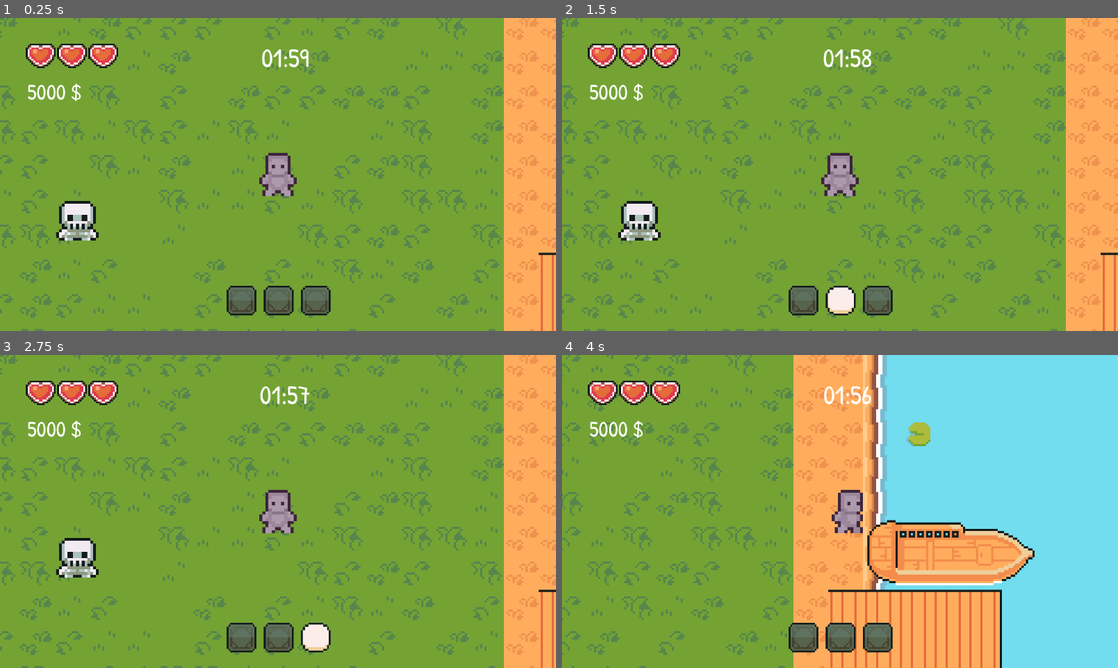
Above: before the commit, frames 1-4 (two rows, left to right).
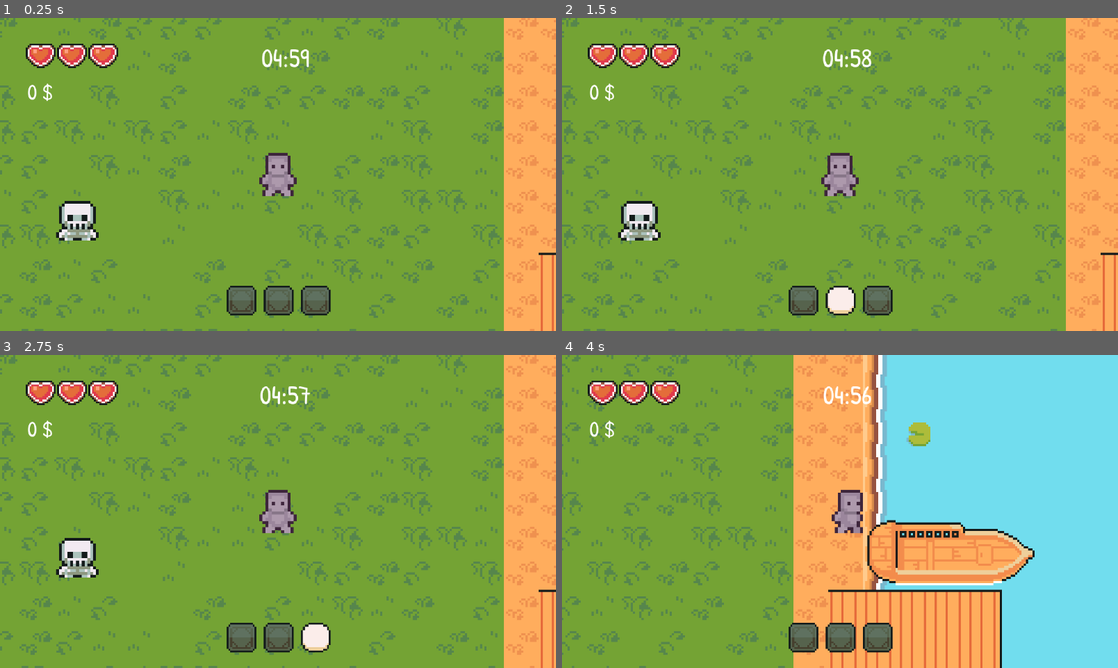
Above: after the commit, the same moments.

Repository: NileKnight1/tycoon
Game: Godot game, scene res://scenes/game.tscn
Two runs of this game, one before a commit and one after it. Both use one fixed random seed, a clock stepped at 60 frames per second and the inputs below.
Inputs (mouse positions are in pixels of both pictures, inside the frame that each line leads up to):
- Up to frame 1 (0.25 s): no input
- Up to frame 2 (1.5 s): click (801, 299) at 0.5 s; click (840, 299) at 1.25 s
- Up to frame 3 (2.75 s): click (316, 636) at 2 s
- Up to frame 4 (4 s): tap Enter (ui_accept) at 2.75, 3.02, 3.77 s; move the mouse to (962, 495) at 2.77 s; hold D (right) from 2.78 s (still down); click (962, 495) at 2.85 s; move the mouse to (728, 527) at 3.52 s; click (728, 527) at 3.6 s

The runs differ from the first frame. In frame 1, 0.3% of the frame differs, in the area x 5-56%, y 10-27%; in frame 2, 0.3%; in frame 3, 0.3%; in frame 4, 0.3%.

Commit message:
Improved pricings and timings

Diff:
--- a/scenes/game.tscn
+++ b/scenes/game.tscn
@@ -40,6 +40,11 @@
 [ext_resource type="AudioStream" uid="uid://dotsx5cc0gqu1" path="res://assets/sfx/kill.mp3" id="37_nepv3"]
 [ext_resource type="AudioStream" uid="uid://dy3ei81pkq7wk" path="res://assets/sfx/countdown.mp3" id="39_7025r"]
 [ext_resource type="AudioStream" uid="uid://cm1ix7oumace7" path="res://assets/sfx/walk.mp3" id="40_m4url"]
+[ext_resource type="AudioStream" uid="uid://bcs5bfhbyavl4" path="res://assets/sfx/bag.mp3" id="41_8ool0"]
+[ext_resource type="AudioStream" uid="uid://ck5ylqo3mucjn" path="res://assets/sfx/stick.ogg" id="42_oaba0"]
+[ext_resource type="AudioStream" uid="uid://bvsrx3uc8cuc8" path="res://assets/sfx/knife.ogg" id="43_458eo"]
+[ext_resource type="AudioStream" uid="uid://bbb06po0qgjo1" path="res://assets/sfx/small_axe.ogg" id="44_h3rex"]
+[ext_resource type="AudioStream" uid="uid://dgw5ydqeo3boq" path="res://assets/sfx/axe.ogg" id="45_fedci"]
 
 [sub_resource type="TileSetAtlasSource" id="TileSetAtlasSource_iywne"]
 texture = ExtResource("1_lnu2h")
@@ -434,7 +439,7 @@
 script = ExtResource("1_u5sy4")
 
 [node name="cats_att" type="Timer" parent="." unique_id=480667788]
-wait_time = 120.0
+wait_time = 300.0
 one_shot = true
 autostart = true
 
@@ -785,10 +790,10 @@
 anchor_top = 0.5
 anchor_right = 0.5
 anchor_bottom = 0.5
-offset_left = -306.00073
-offset_top = -190.84155
-offset_right = 526.9993
-offset_bottom = 210.15845
+offset_left = -306.00098
+offset_top = -191.73071
+offset_right = 526.9991
+offset_bottom = 209.26929
 grow_horizontal = 2
 grow_vertical = 2
 scale = Vector2(0.7601523, 0.7601523)
@@ -2155,12 +2160,15 @@
 
 [node name="click" type="AudioStreamPlayer" parent="sounds" unique_id=1454084826]
 stream = ExtResource("28_suyxu")
+max_polyphony = 3
 
 [node name="error" type="AudioStreamPlayer" parent="sounds" unique_id=1486861586]
 stream = ExtResource("29_sgl2t")
+max_polyphony = 3
 
 [node name="upgrade" type="AudioStreamPlayer" parent="sounds" unique_id=2121697565]
 stream = ExtResource("30_sgl2t")
+max_polyphony = 5
 
 [node name="chest" type="AudioStreamPlayer" parent="sounds" unique_id=1725509842]
 stream = ExtResource("31_qouja")
@@ -2192,6 +2200,25 @@
 [node name="walk" type="AudioStreamPlayer" parent="sounds" unique_id=1231545420]
 stream = ExtResource("40_m4url")
 volume_db = -2.0
+
+[node name="bag" type="AudioStreamPlayer" parent="sounds" unique_id=354872773]
+stream = ExtResource("41_8ool0")
+
+[node name="stick" type="AudioStreamPlayer" parent="sounds" unique_id=601850223]
+stream = ExtResource("42_oaba0")
+max_polyphony = 3
+
+[node name="knife" type="AudioStreamPlayer" parent="sounds" unique_id=2000479060]
+stream = ExtResource("43_458eo")
+max_polyphony = 3
+
+[node name="small_axe" type="AudioStreamPlayer" parent="sounds" unique_id=149554637]
+stream = ExtResource("44_h3rex")
+max_polyphony = 3
+
+[node name="axe" type="AudioStreamPlayer" parent="sounds" unique_id=1162337723]
+stream = ExtResource("45_fedci")
+max_polyphony = 3
 
 [connection signal="timeout" from="cats_att" to="." method="_on_cats_att_timeout"]
 [connection signal="body_entered" from="map/Area2D" to="." method="_on_area_2d_body_entered"]
--- a/scripts/game.gd
+++ b/scripts/game.gd
@@ -156,6 +156,7 @@
 
 func _on_area_2d_body_entered(body: Node2D) -> void:
 	sell_button.visible = 1
+	click()
 
 func _on_area_2d_body_exited(body: Node2D) -> void:
 	sell_button.visible = 0
@@ -228,7 +229,7 @@
 	pass
 
 func _on_sell_button_up() -> void:
-	sell_button_text.position.y = 218
+	sell_button_text.position.y = 242
 	#print(sell_button_text.position.y)
 	pass
 
@@ -304,7 +305,7 @@
 	$sounds/bite.play()
 	if player.health == 0:
 		print("Dead")
-		return
+		get_tree().change_scene_to_file("res://scenes/game.tscn")
 
 	player.health -= 1
 	hearts_cooldown.start()
@@ -358,6 +359,8 @@
 						if killed_cats == cats_num:
 							killed_cats = 0
 							cats_att.start()
+							global.update_currency(30*cats_num)
+							inventory.refresh_currency()
 
 					break
 			break
@@ -531,28 +534,29 @@
 	match num:
 		1:
 			if global.currency >= 10:
-				upgrade()
+				$sounds/stick.play()
 				global.update_currency(-10)
 				inventory.refresh_currency()
 				inventory._update_inventory("Stick", 1)
 			else: error()
 		2:
 			if global.currency >= 50:
-				upgrade()
+				$sounds/knife.play()
+
 				global.update_currency(-50)
 				inventory.refresh_currency()
 				inventory._update_inventory("Knife", 1)
 			else: error()
 		3:
 			if global.currency >= 100:
-				upgrade()
+				$sounds/small_axe.play()
 				global.update_currency(-100)
 				inventory.refresh_currency()
 				inventory._update_inventory("Small Axe", 1)
 			else: error()
 		4:
 			if global.currency >= 200:
-				upgrade()
+				$sounds/axe.play()
 				global.update_currency(-200)
 				inventory.refresh_currency()
 				inventory._update_inventory("Axe", 1)
--- a/scripts/global.gd
+++ b/scripts/global.gd
@@ -12,7 +12,7 @@
 var player_health = 3
 
 
-var currency: int = 5000
+var currency: int = 0
 
 var chest_small_time = 0.1
 
@@ -74,12 +74,12 @@
 ]
 
 var workers = [
-	{"Time": 3, "Capacity": 1, "Tier": 1},
-	{"Time": 60, "Capacity": 1, "Tier": 1},
-	{"Time": 60, "Capacity": 1, "Tier": 1},
-	{"Time": 60, "Capacity": 1, "Tier": 1},
-	{"Time": 60, "Capacity": 1, "Tier": 1},
-	{"Time": 60, "Capacity": 1, "Tier": 1},
+	{"Time": 40, "Capacity": 1, "Tier": 1},
+	{"Time": 40, "Capacity": 1, "Tier": 1},
+	{"Time": 40, "Capacity": 1, "Tier": 1},
+	{"Time": 40, "Capacity": 1, "Tier": 1},
+	{"Time": 40, "Capacity": 1, "Tier": 1},
+	{"Time": 40, "Capacity": 1, "Tier": 1},
 
 ]
 
--- a/scripts/inventory.gd
+++ b/scripts/inventory.gd
@@ -87,13 +87,14 @@
 
 			refresh_inventory(0)
 			#inventorymanage.refresh_inventory()
-
+			bag()
 			inventory_opened = 1
 			inventory.visible = 1
 			#print("i got here")
 
 		elif(inventory_opened == 1):
 			#print("Im here now 1q")
+			bag()
 
 			inventory_opened = 0
 			inventory.visible = 0
@@ -236,6 +237,8 @@
 		amount.text = str(int(inventory_items[i]["amount"]))
 
 		icon.pressed.connect(func():
+			click()
+
 			item_name.text = inventory_items[i]["name"]
 			item_price.text = str(inventory_items[i]["price"]) + "$"
 			item_order = i
@@ -409,6 +412,7 @@
 
 
 		var select_all = func():
+			click()
 			amount_input.value = amount_input.max_value
 			#
 		button.pressed.connect(sell_press)
@@ -491,10 +495,16 @@
 	if(inventory_opened == 0):
 		inventory.visible = 1
 		inventory_opened = 2
+		click()
 		refresh_inventory(1)
 	elif(inventory_opened == 2):
 		inventory_opened = 0
 		inventory.visible = 0
+		click()
 
 	#print("im not glitching")
 	#
+
+func click(): $"../../sounds/click".play()
+func error(): $"../../sounds/error".play()
+func bag(): $"../../sounds/bag".play()
Not shown, added: assets/sfx/axe.ogg.import
Not shown, added: assets/sfx/bag.mp3.import
Not shown, added: assets/sfx/cash2.mp3.import
Not shown, added: assets/sfx/knife.ogg.import
Not shown, added: assets/sfx/small_axe.ogg.import
Not shown, added: assets/sfx/stick.ogg.import
Not shown, added: assets/sfx/axe.ogg
Not shown, added: assets/sfx/bag.mp3
Not shown, changed: assets/sfx/cash.mp3
Not shown, added: assets/sfx/cash2.mp3
Not shown, added: assets/sfx/knife.ogg
Not shown, added: assets/sfx/small_axe.ogg
(and 1 more such lines)
